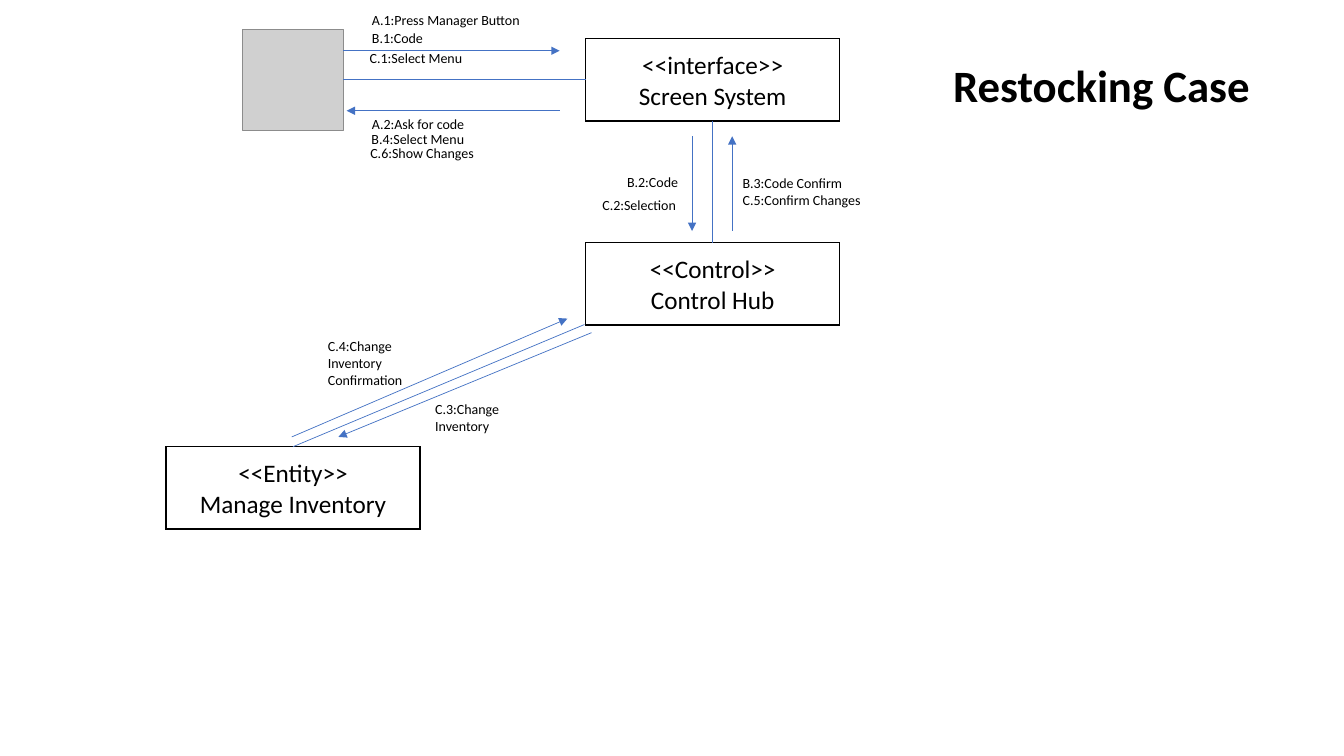
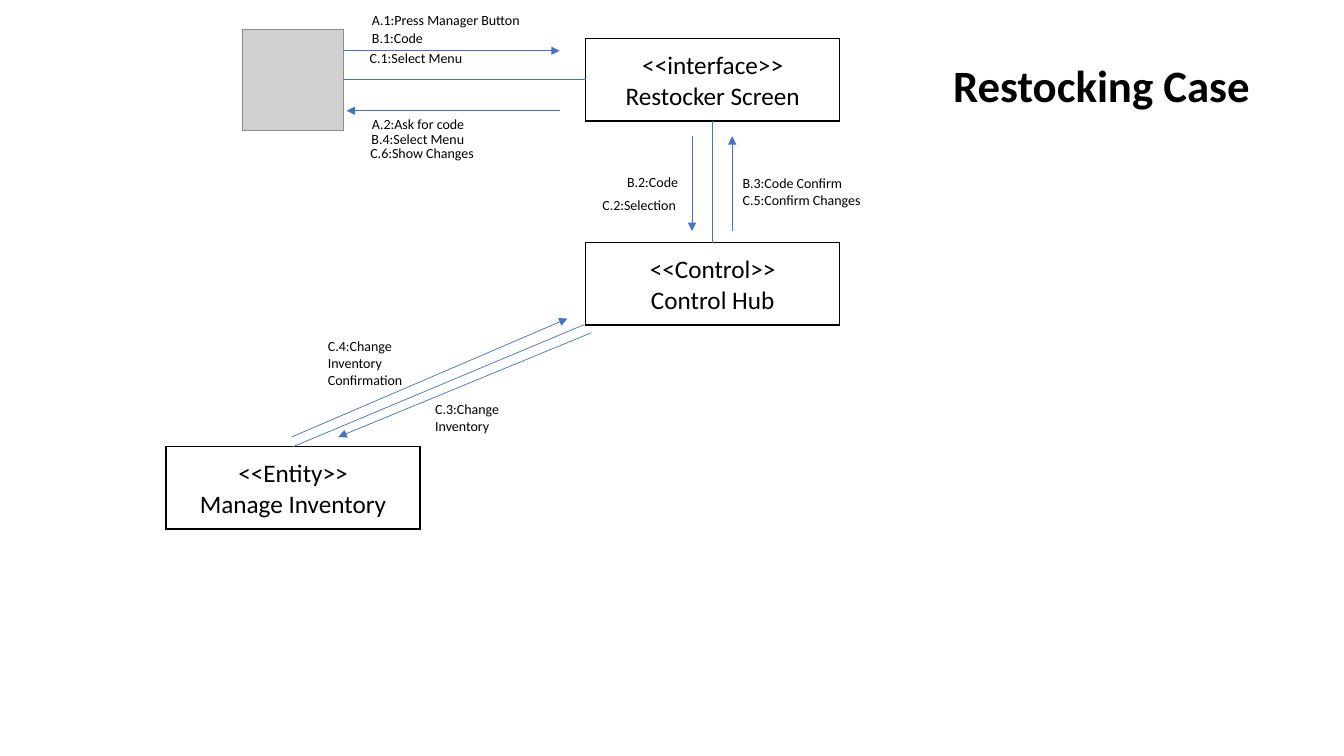
Before and after one commit to maw79/ExcServer, a slide deck: slide 5 of CSENG_PPT.pptx. Drawn at 1344x756 pixels with LibreOffice and Linux fonts; fonts in the diff are those of the drawing; grey boxes stand for pictures. Boxes give left, top, right and bottom in pixels: in the first picture for what was removed or moved away, otherwise in the second. Text is boxed around its words. In the diff, an @@ line names an element or a change of style, - is before the commit and + after.

```diff
--- a/CSENG_PPT.pptx
+++ b/CSENG_PPT.pptx
@@ text in rectangle at [626,87,800,105]: text changed @@
-Screen System
+Restocker Screen
```
Also in this commit, not shown: 10 other slides changed.
